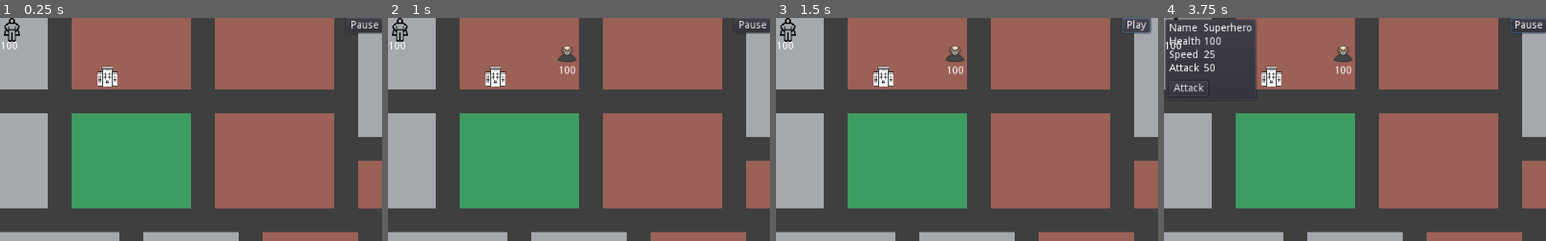
Above: before the commit, frames 1-4 (left to right).
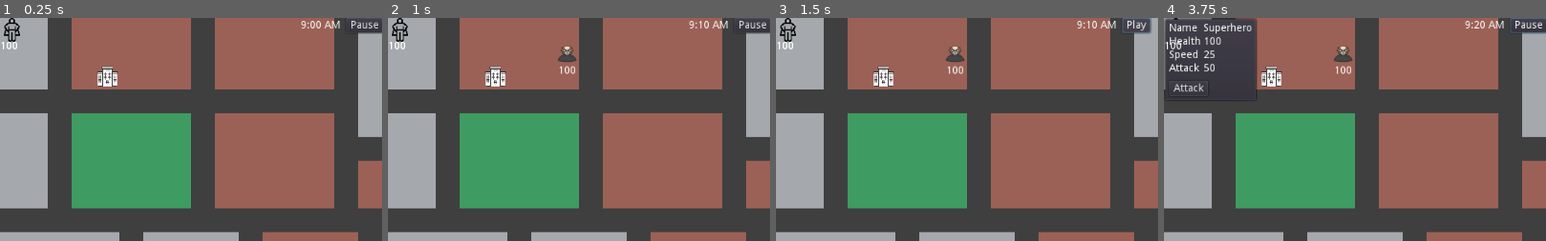
Above: after the commit, the same moments.

Repository: rachd/superhero-dispatcher
Game: Godot game, scene res://Main.tscn
Two runs of this game, one before a commit and one after it. Both use one fixed random seed, a clock stepped at 60 frames per second and the inputs below.
Inputs (mouse positions are % of the whole screen's width and height, from its top left):
- Up to frame 1 (0.25 s): no input
- Up to frame 2 (1 s): tap Enter at 0.5 s; move the mouse to (14, 13) at 0.52 s; click (14, 13) at 0.67 s
- Up to frame 3 (1.5 s): click "Pause" at 1.25 s
- Up to frame 4 (3.75 s): click "Play" at 2 s; move the mouse to (23, 8) at 2.77 s; click (23, 8) at 2.92 s; move the mouse to (2, 3) at 3.52 s; click (2, 3) at 3.67 s
The pictures show only the part of the screen within x 0-50%, y 0-50%; the shares and areas given below are measured in that part.

The runs differ from the first frame. In frame 1, 0.2% of the frame differs, in the area x 4-89%, y 1-5%; in frame 2, 0.2%; in frame 3, 0.2%; in frame 4, 0.3%, in the area x 24-89%, y 1-33%.

Commit message:
add clock

Diff:
--- a/Hud.gd
+++ b/Hud.gd
@@ -2,11 +2,13 @@
 
 var isPaused = false
 var damage_done = 0
+var time = 900
 
 const constants = preload("constants.gd")
 var tiles = constants.getTiles()
 
 signal pause_game(isPaused)
+signal end_of_day()
 
 # public methods
 func update_damage(damage, cell_type_id):
@@ -26,7 +28,37 @@
 func _play_pause():
 	if isPaused:
 		$StartButton.text = "Pause"
+		$ClockIncrement.start()
 	else:
 		$StartButton.text = "Play"
+		$ClockIncrement.stop()
 	emit_signal("pause_game", !isPaused)
 	isPaused = !isPaused
+
+func _formatTime():
+	# convert to 12-hour time with am/pm
+	var hours = time / 100
+	var hoursString = str(12 if hours % 12 == 0 else hours % 12)
+	var minutes = time % 100
+	var minutesString = str(minutes)
+	if minutes == 0:
+		minutesString = "00"
+	var amPm = "AM"
+	if hours >= 12:
+		amPm = "PM"
+	return hoursString + ":" + minutesString + " " + amPm
+
+func _on_ClockIncrement_timeout():
+	if time % 100 == 50:
+		time -= 50
+		time += 100
+	else:
+		time += 10
+
+	if time == 1700:
+		emit_signal("end_of_day")
+	else:
+		$Clock.text = _formatTime()
+
+func _ready():
+	$Clock.text = _formatTime()
--- a/Hud.tscn
+++ b/Hud.tscn
@@ -27,4 +27,14 @@
 __meta__ = {
 "_edit_use_anchors_": false
 }
+
+[node name="ClockIncrement" type="Timer" parent="."]
+autostart = true
+
+[node name="Clock" type="Label" parent="."]
+margin_left = 403.0
+margin_top = 3.0
+margin_right = 443.0
+margin_bottom = 17.0
 [connection signal="pressed" from="StartButton" to="." method="_on_StartButton_pressed"]
+[connection signal="timeout" from="ClockIncrement" to="." method="_on_ClockIncrement_timeout"]
--- a/Main.gd
+++ b/Main.gd
@@ -46,3 +46,7 @@
 		road_path.remove(0)
 		var path = [start_road] + road_path + [target_position]
 		hero.path = path
+
+
+func _on_HUD_end_of_day():
+	pass # Replace with function body.
--- a/Main.tscn
+++ b/Main.tscn
@@ -3,9 +3,9 @@
 [ext_resource path="res://Main.gd" type="Script" id=1]
 [ext_resource path="res://Town.tscn" type="PackedScene" id=2]
 [ext_resource path="res://Hud.tscn" type="PackedScene" id=3]
-[ext_resource path="res://VillainSpawner.tscn" type="PackedScene" id=4]
-[ext_resource path="res://Hero.tscn" type="PackedScene" id=5]
-[ext_resource path="res://Hospital.tscn" type="PackedScene" id=6]
+[ext_resource path="res://Hospital.tscn" type="PackedScene" id=4]
+[ext_resource path="res://VillainSpawner.tscn" type="PackedScene" id=5]
+[ext_resource path="res://Hero.tscn" type="PackedScene" id=6]
 
 [node name="Main" type="Node"]
 script = ExtResource( 1 )
@@ -17,10 +17,13 @@
 
 [node name="HUD" parent="." instance=ExtResource( 3 )]
 
-[node name="Hospital" parent="." instance=ExtResource( 6 )]
+[node name="Hospital" parent="." instance=ExtResource( 4 )]
 position = Vector2( 128, 64 )
 
-[node name="VillainSpawner" parent="." instance=ExtResource( 4 )]
+[node name="VillainSpawner" parent="." instance=ExtResource( 5 )]
 
-[node name="Hero" parent="." instance=ExtResource( 5 )]
+[node name="Hero" parent="." instance=ExtResource( 6 )]
+
+[node name="Hero2" parent="." instance=ExtResource( 6 )]
+[connection signal="end_of_day" from="HUD" to="." method="_on_HUD_end_of_day"]
 [connection signal="pause_game" from="HUD" to="." method="_on_HUD_pause_game"]
